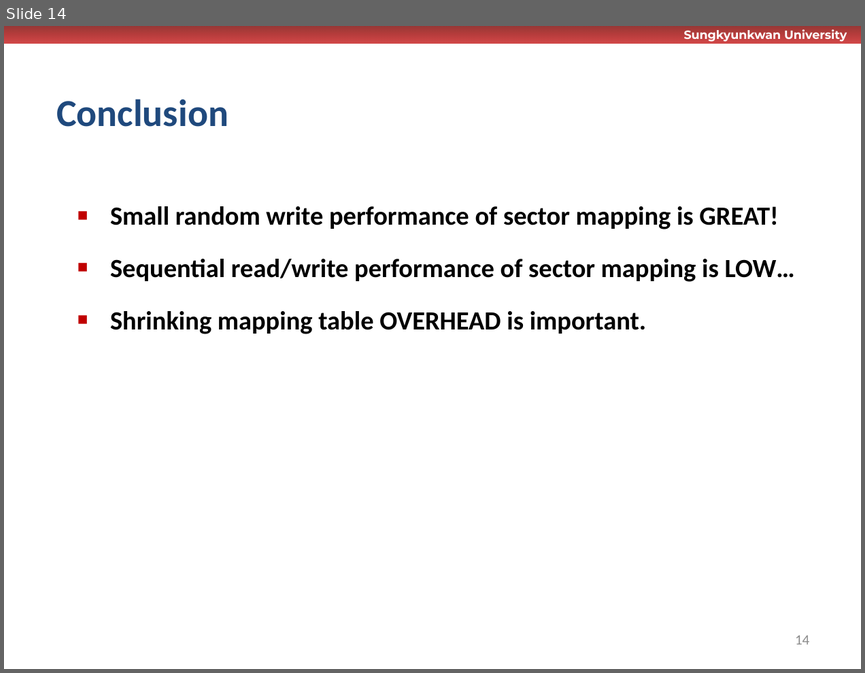
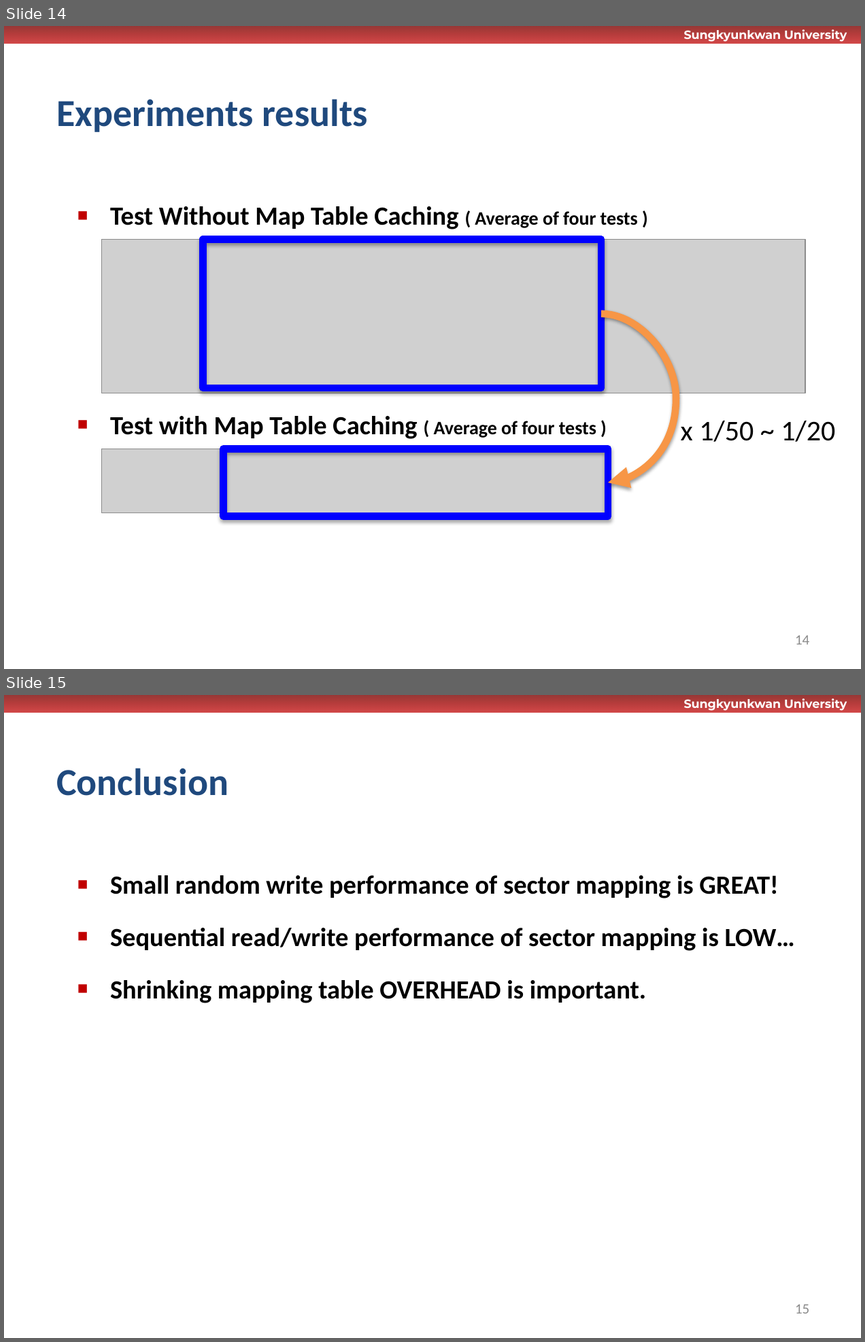
Before and after one commit to wurikiji/tutorial2-dev, a slide deck: docs/발표자료_주석.pptx. Shown one above the other, each under a label of ours: slide 14 before the commit, slides 14 and 15 after it. The pictures are 865x673 and 865x1342 pixels, drawn with LibreOffice and Linux fonts; fonts in the diff are those of the drawing; grey boxes stand for pictures; background and template pictures are left out. Boxes give left, top, right and bottom in pixels: in the first picture for what was removed or moved away, otherwise in the second. Text is boxed around its words. In the diff, an @@ line names an element or a change of style, - is before the commit and + after.

```diff
--- a/docs/발표자료_주석.pptx
+++ b/docs/발표자료_주석.pptx
@@ slide 14 added at (4, 26, 861, 669), background #FFFFFF; not listed: 2 template elements that a slide beside it also shows @@
@@ title added at (56, 99, 368, 132), 32 pt, text #1F497D, bold @@
+Experiments results
@@ text added at (110, 206, 638, 439), 22 pt, text #000000, bold @@
+▪ Test Without Map Table Caching ( Average of four tests )
+▪ Test with Map Table Caching ( Average of four tests )
@@ picture added at (102, 240, 805, 393) @@
@@ rectangle added at (203, 240, 601, 388), outline #0000FF 6 pt @@
@@ curved arrow added from (601, 314) to (608, 482), #F79646 6 pt @@
@@ text added at (681, 420, 835, 441), 24 pt, text #000000 @@
+x 1/50 ~ 1/20
@@ picture added at (102, 448, 608, 513) @@
@@ rectangle added at (224, 448, 608, 516), outline #0000FF 6 pt @@
@@ page number added at (795, 635, 809, 644), 12 pt, text #8C8C8C @@
+14
@@ what was slide 14 is now slide 15 @@
@@ page number at (795, 1304, 809, 1313): text changed @@
-14
+15
```
Also in this commit, not shown: 6 slides changed, 1 other file.
